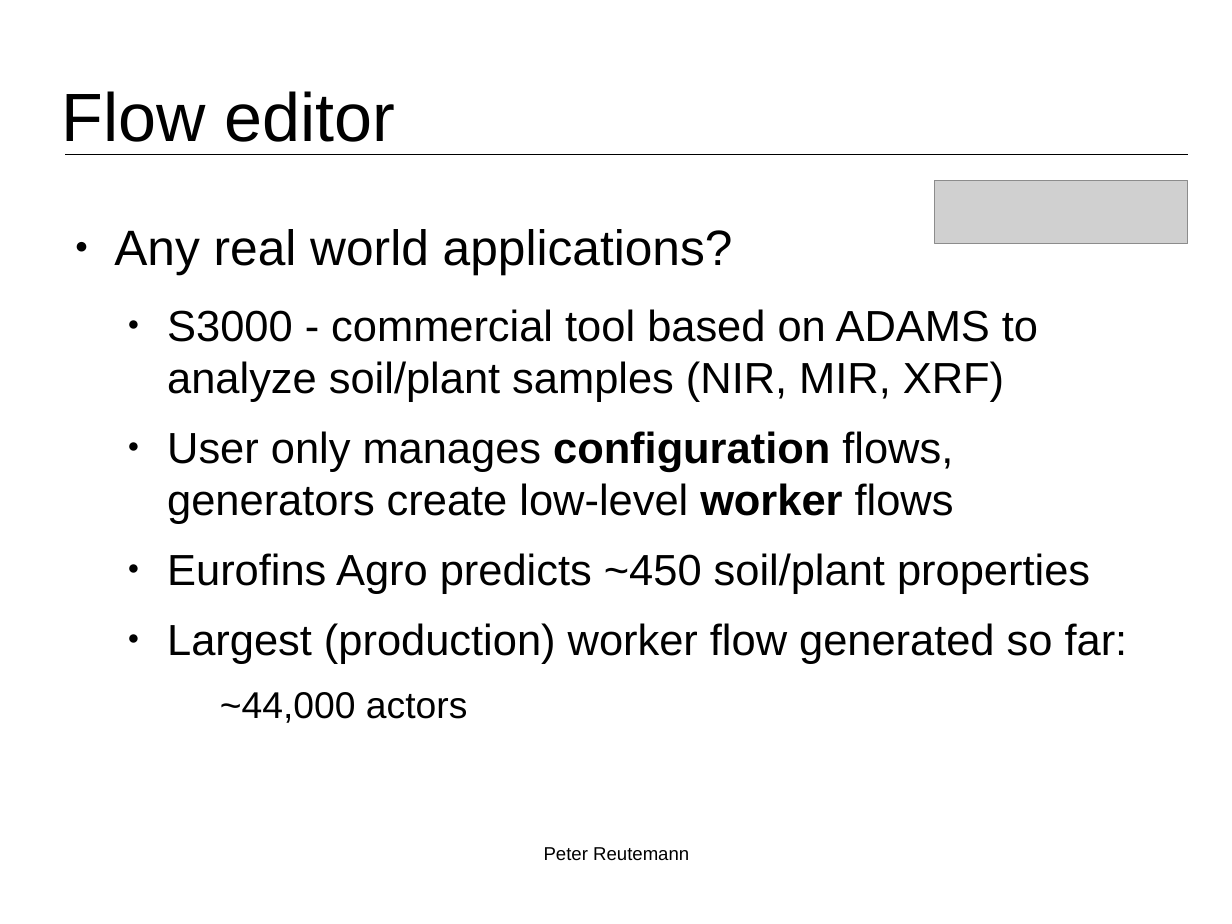
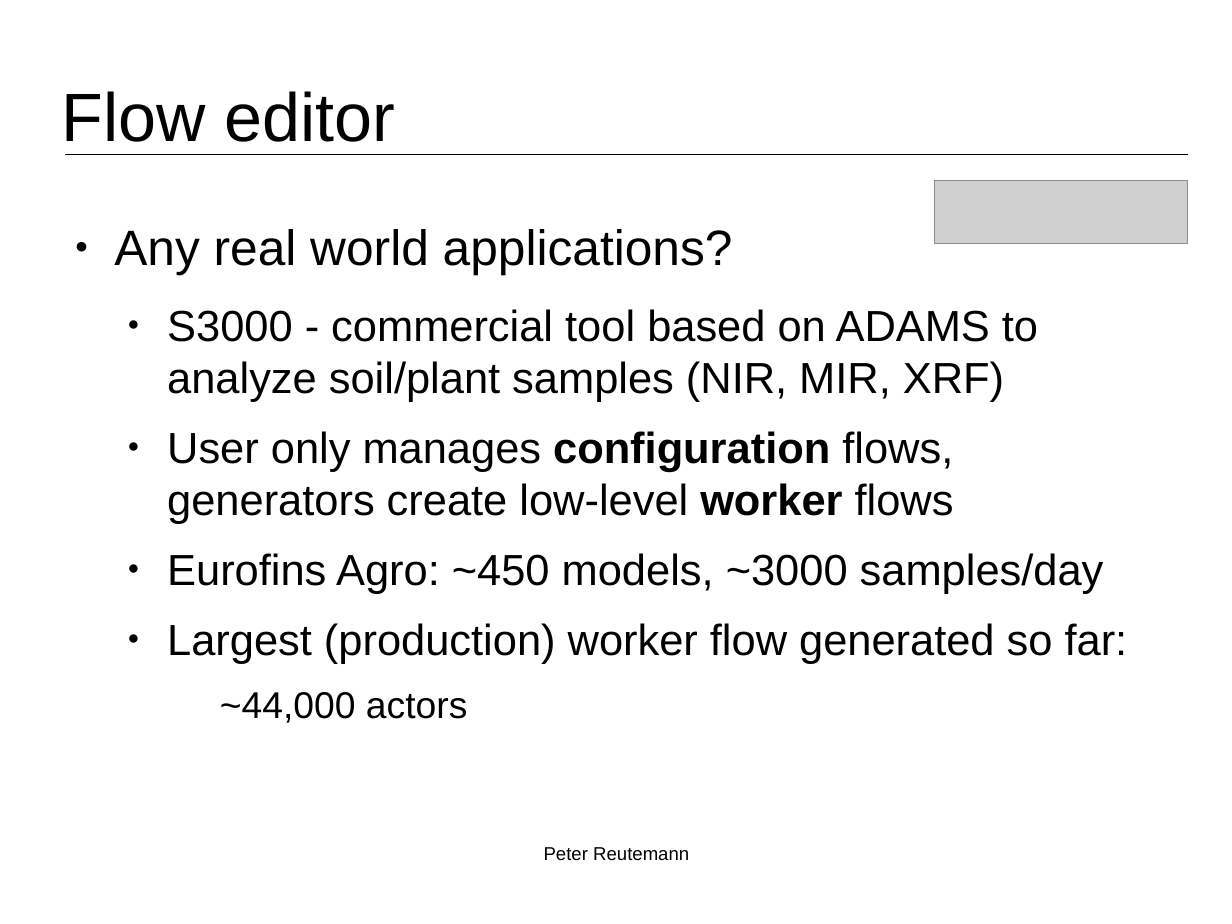
Before and after one commit to fracpete/weka-user-conference-2021, a slide deck: slide 9 of adams/adams.odp (slide 8 before the commit). Drawn at 1232x924 pixels with LibreOffice and Linux fonts; fonts in the diff are those of the drawing; grey boxes stand for pictures; background and template pictures are left out. Boxes give left, top, right and bottom in pixels: in the first picture for what was removed or moved away, otherwise in the second. Text is boxed around its words. In the diff, an @@ line names an element or a change of style, - is before the commit and + after.

```diff
--- a/adams/adams.odp
+++ b/adams/adams.odp
@@ text at bbox=[167, 553, 1104, 594]: text changed @@
-  ● Eurofins Agro predicts ~450 soil/plant properties
+  ● Eurofins Agro: ~450 models, ~3000 samples/day
```
Also in this commit, not shown: 4 other slides changed, 1 slide added, 5 other files.
